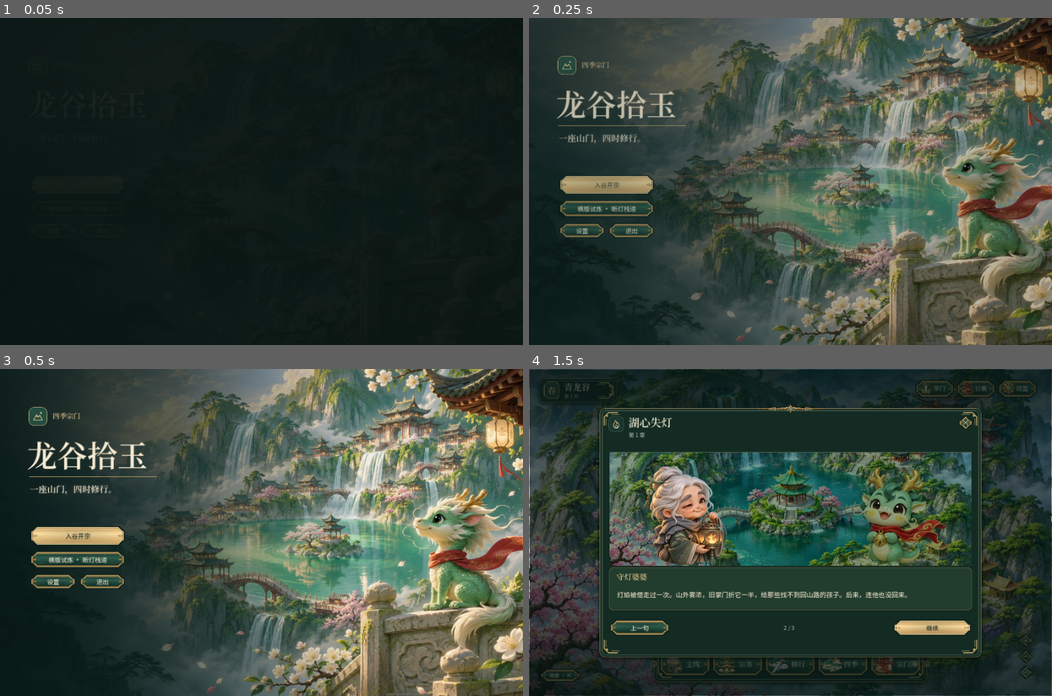
Above: before the commit, frames 1-4 (two rows, left to right).
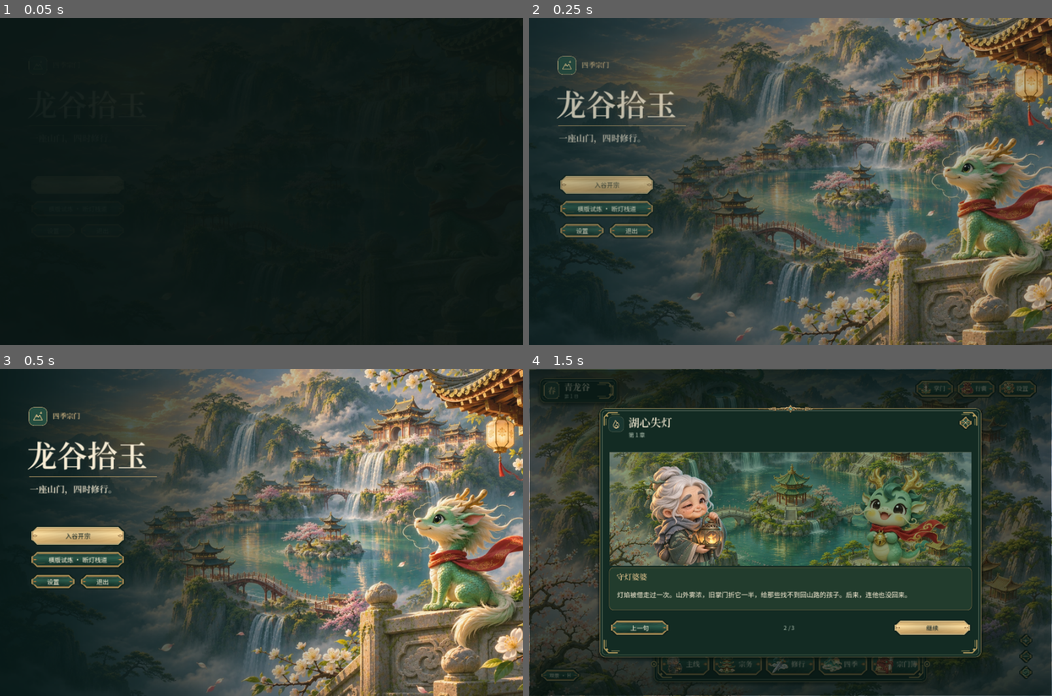
Above: after the commit, the same moments.

Repository: wudi-123-hub/jade-valley
Game: Godot game, scene res://main.tscn
The game is run twice, just before and just after one commit, with the same random seed, the same clock (stepped at 60 frames per second) and the same inputs.
Inputs (mouse positions are in pixels of both pictures, inside the frame that each line leads up to):
- Up to frame 1 (0.05 s): no input
- Up to frame 2 (0.25 s): no input
- Up to frame 3 (0.5 s): no input
- Up to frame 4 (1.5 s): tap Enter at 0.5 s; move the mouse to (905, 516) at 0.52 s; hold D 0.53-1.25 s; tap J at 0.6 s; click (905, 516) at 0.67 s; tap Space at 0.77 s; click (926, 614) at 1.27 s

The runs differ from the first frame. In frame 2, 13% of the frame differs, in the area x 9-100%, y 0-100%; in frame 3, 21%, in the area x 19-100%, y 0-100%; in frame 4, 14%.

Commit message:
Unify scene art around clouds and golden daylight

Diff:
--- a/action_duel.gd
+++ b/action_duel.gd
@@ -152,7 +152,8 @@
 	if not is_instance_valid(hp_label):
 		return
 	hp_label.text="气血 %d / %d" % [stats.hp,stats.maxhp]
-	foe_label.text="%d / %d" % [stats.enemy,stats.maxenemy]
+	var rage := " · 激怒" if boss and stats.enemy*2<=stats.maxenemy and stats.result==0 else ""
+	foe_label.text="%d / %d%s" % [stats.enemy,stats.maxenemy,rage]
 	var supplies := "   ·   H  灵草 ×%d" % herbs if herbs>0 else ""
 	if charges>0:
 		supplies+="   ·   Q  灵契"
@@ -478,8 +479,9 @@
 	if is_instance_valid(stone_art):
 		var segments := ceili(span/535)
 		var width := span/segments
+		var lip := minf(depth+5,56.0)
 		for i in segments:
-			draw_texture_rect(stone_art,Rect2(x+i*width,y-3,width+.8,depth+5),false,Color(1,.92,.79) if boss else Color(.75,.91,.88))
+			draw_texture_rect(stone_art,Rect2(x+i*width,y-3,width+.8,lip),false,Color(1,.92,.79) if boss else Color(.75,.91,.88))
 		draw_line(Vector2(x,y),Vector2(x+span,y),Color(.72,.79,.69,.63),2,true)
 		return
 	var path := PackedVector2Array([Vector2(x,y),Vector2(x+span,y),Vector2(x+span-26,y+depth),Vector2(x+span*.62,y+depth+11),Vector2(x+span*.22,y+depth-9),Vector2(x+19,y+depth-12)])
--- a/atlas.gd
+++ b/atlas.gd
@@ -37,7 +37,7 @@
 	for i in 66:
 		flakes.append(Vector4(random.randf(),random.randf(),random.randf_range(.035,.081),random.randf_range(1,4.3)))
 	var cloud := Gradient.new()
-	cloud.colors = PackedColorArray([Color(0.82,.96,.94,.27),Color(0.8,.95,.92,0)])
+	cloud.colors = PackedColorArray([Color(0.97,.94,.85,.31),Color(0.83,.93,.96,0)])
 	fog = GradientTexture2D.new()
 	fog.width = 96
 	fog.height = 96
@@ -177,7 +177,8 @@
 			draw_colored_polygon(PackedVector2Array([center-direction,center-wing,center+direction,center+wing*.72]),particle)
 		else:
 			draw_circle(center,mote.w*.61,particle,true,-1,true)
-	for i in 4:
-		var width := size.x * (.42+.12*sin(float(i)*9))
-		var center := Vector2(fposmod(timer*.027+i*.31,1.2)*size.x-size.x*.08,size.y*(.14+i*.235))
-		draw_texture_rect(fog,Rect2(center-Vector2(width*.5,49),Vector2(width,98)),false,Color(1,1,1,.59))
+	for i in 5:
+		var width := size.x * (.52+.16*sin(float(i)*9))
+		var center := Vector2(fposmod(timer*(.016+.002*i)+i*.29,1.36)*size.x-size.x*.16,size.y*(.16+i*.17))
+		var height := 118.0+13*i
+		draw_texture_rect(fog,Rect2(center-Vector2(width*.5,height*.5),Vector2(width,height)),false,Color(1,1,1,.54))
--- a/main.gd
+++ b/main.gd
@@ -1771,4 +1771,31 @@
 	game.leave_battle()
 	ok=ok and game.resume_expedition_battle() and game.battle.duel_snapshot.player==arena.player
 	arena.free()
+	return ok and smoke_action_guardian()
+
+func smoke_action_guardian() -> bool:
+	var arena := ActionDuel.new()
+	var stats := {"expedition_node":"boss","tier":0,"result":0,"hp":90,"maxhp":90,"enemy":87,"maxenemy":87,"focus":0,"relic":-1}
+	arena.setup(stats,1,-1,0,false,true)
+	var ok := true
+	for expected in ["rush","wave","slam"]:
+		arena.set_phase("wait",0.0)
+		arena.update_enemy(1.0/60.0)
+		ok=ok and arena.phase=="tell" and arena.move==expected
+	arena.player.x=arena.enemy.x-230
+	arena.player.y=arena.FLOOR-82
+	arena.move="wave"
+	arena.wave=220.0
+	arena.attack_enemy(1.0/60.0,false)
+	ok=ok and stats.hp==90
+	arena.player.y=arena.FLOOR
+	arena.attack_enemy(1.0/60.0,false)
+	ok=ok and stats.hp==65
+	stats.focus=3
+	arena.set_phase("tell",.5)
+	arena.burst()
+	ok=ok and arena.phase=="open" and stats.focus==0 and stats.enemy==60
+	arena.use_herb()
+	ok=ok and arena.herbs==0 and stats.hp==90
+	arena.free()
 	return ok
--- a/project.godot
+++ b/project.godot
@@ -3,6 +3,7 @@
 [application]
 config/name="龙谷拾玉"
 config/description="四季山门 · Windows 版"
+config/version="1.7.0"
 run/main_scene="res://main.tscn"
 config/icon="res://assets/icon.svg"
 config/use_custom_user_dir=true
--- a/qa.gd
+++ b/qa.gd
@@ -98,6 +98,10 @@
 		get_tree().quit(17)
 		return
 	game.data.rank=3
+	game.migrate(1)
+	await capture("summer")
+	game.migrate(2)
+	await capture("autumn")
 	game.migrate(3)
 	await capture("winter")
 	var isolated := OS.get_environment("JADE_QA_OUT") + "/test-save"
@@ -340,7 +344,7 @@
 		return false
 	await capture("duel-trail")
 	find_text_button(modal,"挑战古甲").pressed.emit()
-	if not duel.boss:
+	if not duel.boss or duel.scenery.resource_path!="res://assets/duel_depths.webp":
 		return false
 	duel.player.x=580
 	duel.enemy.x=1000
--- /dev/null
+++ b/sunlit_art.gdshader
@@ -0,0 +1,19 @@
+shader_type canvas_item;
+render_mode unshaded;
+
+varying vec4 tint;
+
+void vertex() {
+	tint = COLOR;
+}
+
+void fragment() {
+	vec4 art = texture(TEXTURE, UV);
+	float light = smoothstep(0.16, 0.80, dot(art.rgb, vec3(0.2126, 0.7152, 0.0722)));
+	float upper = 1.0 - smoothstep(0.09, 0.97, UV.y);
+	vec3 mist = vec3(0.45, 0.61, 0.66);
+	vec3 daylight = vec3(1.0, 0.91, 0.73);
+	vec3 graded = mix(art.rgb, mist, 0.09 * (1.0 - light));
+	graded = mix(graded, daylight, 0.10 * light * upper);
+	COLOR = vec4(graded, art.a) * tint;
+}
--- a/ui.gd
+++ b/ui.gd
@@ -1,4 +1,7 @@
 extends RefCounted
+
+const SUNLIT_ART = preload("res://sunlit_art.gdshader")
+var sunlit_material := ShaderMaterial.new()
 
 const INK := Color("#0f201e")
 const PANEL := Color("#142925")
@@ -185,6 +188,10 @@
 func picture(parent: Node, tex: Texture2D, rect: Rect2, tint := Color.WHITE,cover := false) -> TextureRect:
 	var view := TextureRect.new()
 	view.texture = tex
+	if is_instance_valid(tex) and tex.resource_path.ends_with(".webp"):
+		if sunlit_material.shader==null:
+			sunlit_material.shader=SUNLIT_ART
+		view.material=sunlit_material
 	view.expand_mode = TextureRect.EXPAND_IGNORE_SIZE
 	view.stretch_mode = TextureRect.STRETCH_KEEP_ASPECT_COVERED if cover else TextureRect.STRETCH_KEEP_ASPECT_CENTERED
 	view.modulate = tint
Binary file changed: assets/Body.ttf
Binary file changed: assets/Title.ttf
Binary file changed: assets/autumn.webp
Not shown, added: assets/duel_depths.webp.import
Binary file added: assets/duel_terrain.webp
Not shown, added: assets/duel_terrain.webp.import
Binary file changed: assets/lantern-depths.webp
Binary file changed: assets/opening.webp
Binary file changed: assets/spring.webp
Binary file changed: assets/summer.webp
Binary file changed: assets/winter.webp
Not shown, added: sunlit_art.gdshader.uid
